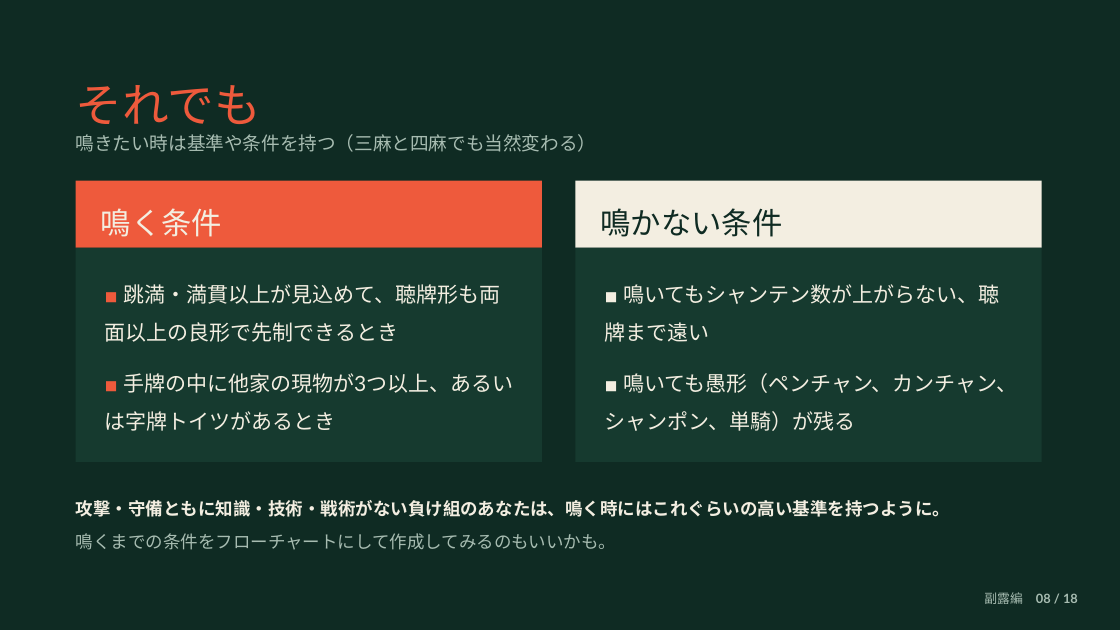
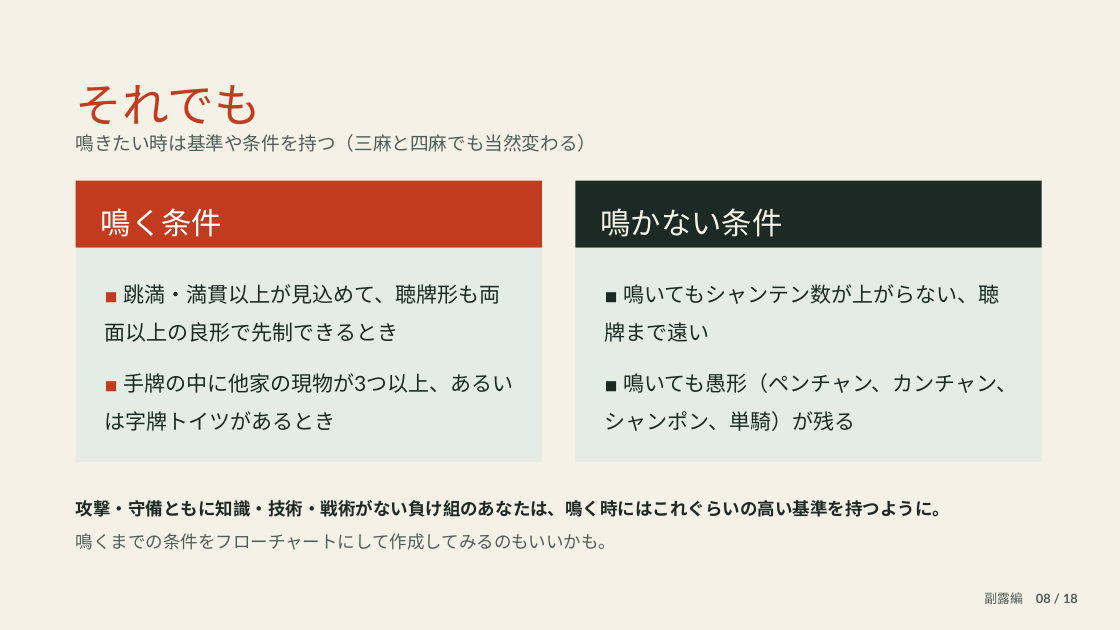
Before and after one commit to subsidy-grant/koban-roadmap, a slide deck: slide 8 of mahjong-slides/博太の麻雀再生工場2_副露編.pptx. Drawn at 1120x630 pixels with LibreOffice and Linux fonts; fonts in the diff are those of the drawing. Boxes give left, top, right and bottom in pixels: in the first picture for what was removed or moved away, otherwise in the second. Text is boxed around its words. In the diff, an @@ line names an element or a change of style, - is before the commit and + after.

```diff
--- a/mahjong-slides/博太の麻雀再生工場2_副露編.pptx
+++ b/mahjong-slides/博太の麻雀再生工場2_副露編.pptx
@@ background #0F2B23 to #F5F1E6 @@
@@ text "それでも" at [76, 85, 261, 124]: text colour #EE5A3C to #C23B1E @@
@@ text "鳴きたい時は基準や条件を持つ（三麻と四麻でも当然変わる）" at [76, 134, 597, 152]: text colour #A7BCB1 to #4E5F57 @@
@@ rectangle at [76, 181, 542, 248]: fill #EE5A3C to #C23B1E @@
@@ text "鳴く条件" at [101, 208, 222, 237]: text colour #F3EEE1 to #FFFFFF @@
@@ rectangle at [576, 181, 1042, 248]: fill #F3EEE1 to #1B2A24 @@
@@ text "鳴かない条件" at [601, 208, 783, 237]: text colour #0F2B23 to #F5F1E6 @@
@@ rectangle at [76, 248, 542, 462]: fill #163A2F to #E3ECE5 @@
@@ text "■ 跳満・満貫以上が見込めて、聴牌形も両面以上の良形で先制できるとき" at [105, 284, 513, 431]: text colour #EE5A3C to #C23B1E in "■", "■"; text colour #F3EEE1 to #1B2A24 @@
@@ rectangle at [576, 248, 1042, 462]: fill #163A2F to #E3ECE5 @@
@@ text "■ 鳴いてもシャンテン数が上がらない、聴牌まで遠い" at [605, 284, 1017, 431]: text colour #F3EEE1 to #1B2A24 @@
@@ text "攻撃・守備ともに知識・技術・戦術がない負け組のあなたは、鳴く時にはこれぐらいの高い基準を持つように。" at [76, 500, 951, 550]: text colour #F3EEE1 to #1B2A24 in "攻撃・守備ともに知識・技術・戦術がない負け組のあなたは、鳴く時にはこれぐらいの高い基準を持つように。"; text colour #A7BCB1 to #4E5F57 in "鳴くまでの条件をフローチャートにして作成してみるのもいいかも。" @@
@@ text "副露編 08 / 18" at [984, 592, 1078, 604]: text colour #A7BCB1 to #4E5F57 @@
```
Also in this commit, not shown: 17 other slides changed, 3 other files.
